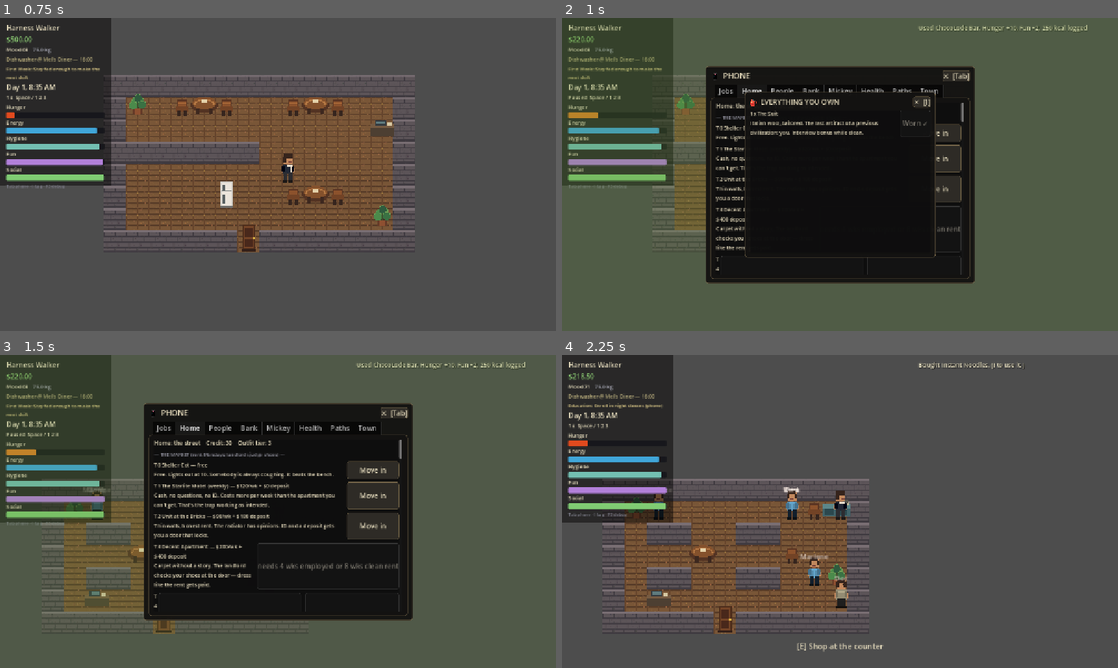
Above: before the commit, frames 1-4 (two rows, left to right).
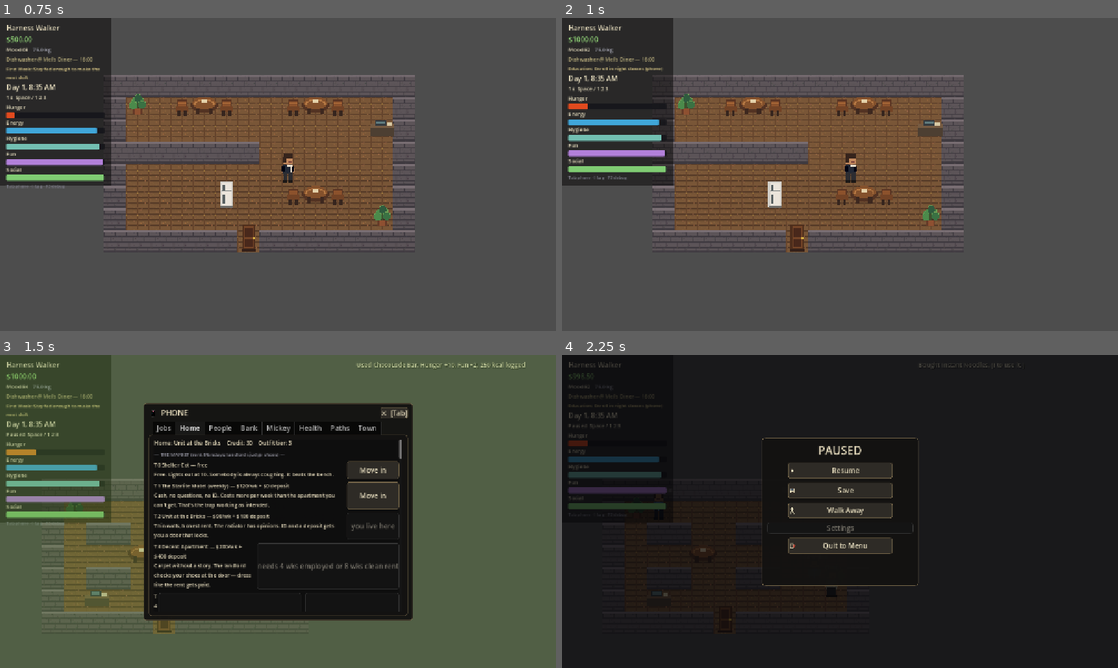
Above: after the commit, the same moments.

Repository: redstonejh/rags
Game: Godot game, scene res://scenes/dev/PlaytestDriver.tscn
Two runs of this game, one before a commit and one after it. Both use one fixed random seed, a clock stepped at 60 frames per second and the inputs below. This scene is started directly instead of the project's main scene.
Inputs (mouse positions are in pixels of both pictures, inside the frame that each line leads up to):
- Up to frame 1 (0.75 s): move the mouse to (400, 158) at 0.52 s; hold D (move_right) from 0.53 s (still down); hold Tab (phone) from 0.53 s (still down); click (400, 158) at 0.67 s
- Up to frame 2 (1 s): keep holding D (move_right); keep holding Tab (phone)
- Up to frame 3 (1.5 s): release D (move_right) at 1.25 s; release Tab (phone) at 1.25 s; drag from (166, 527) to (100, 599) at 1.27 s
- Up to frame 4 (2.25 s): click "✕ [Tab]" at 2 s

Frame 1 is identical in both runs. In frame 2, 43% of the frame differs, in the area x 0-95%, y 0-85%; in frame 3, 1.1%; in frame 4, 99%, in the area x 0-100%, y 0-100%.

Commit message:
Refresh HUD after furniture purchases

Diff:
--- a/scripts/dev/playtest_driver.gd
+++ b/scripts/dev/playtest_driver.gd
@@ -222,6 +222,25 @@
 	await _ui_frames(2)
 	_check(home_content != null and _descendant_text_contains(home_content, "Move in"),
 			"Home tab refreshes affordability after bank withdrawal")
+	sheet.housing_id = "bricks_unit"
+	sheet.cash_cents = 100000
+	sheet.furniture.clear()
+	phone.call("open_tab", "Home")
+	await _ui_frames(2)
+	var furniture_buy := _find_button_with_text(phone, "Buy")
+	_check(furniture_buy != null and not furniture_buy.disabled,
+			"Home tab exposes affordable furniture purchases")
+	var furniture_events := {"path": 0}
+	var furniture_signal := func() -> void:
+		furniture_events["path"] = int(furniture_events.path) + 1
+	EventBus.path_updated.connect(furniture_signal)
+	if furniture_buy != null:
+		furniture_buy.pressed.emit()
+	await _ui_frames(2)
+	EventBus.path_updated.disconnect(furniture_signal)
+	_check(not sheet.furniture.is_empty(), "Home furniture purchase delivers an item")
+	_check(int(furniture_events.path) > 0,
+			"Home furniture purchase refreshes comfort-dependent status")
 
 
 func _verify_date_scene_ui() -> void:
--- a/scripts/ui/hud.gd
+++ b/scripts/ui/hud.gd
@@ -43,7 +43,7 @@
 	EventBus.player_job_changed.connect(func(_id: String) -> void:
 		_update_job_label()
 		_update_objective_label())
-	EventBus.path_updated.connect(_update_objective_label)
+	EventBus.path_updated.connect(_update_slow_labels)
 	EventBus.wanted_changed.connect(_on_wanted_changed)
 	EventBus.toast.connect(_on_toast)
 
--- a/scripts/ui/phone.gd
+++ b/scripts/ui/phone.gd
@@ -371,6 +371,7 @@
 			btn.pressed.connect(func() -> void:
 				sheet.add_cash(-f.cost_cents)
 				sheet.furniture.append(f.id)
+				EventBus.path_updated.emit()
 				EventBus.toast.emit("Delivered: %s. Home gains a personality." % f.display_name)
 				_refresh_home())
 		row.add_child(btn)
Not shown, changed: docs/PROGRESS.md
